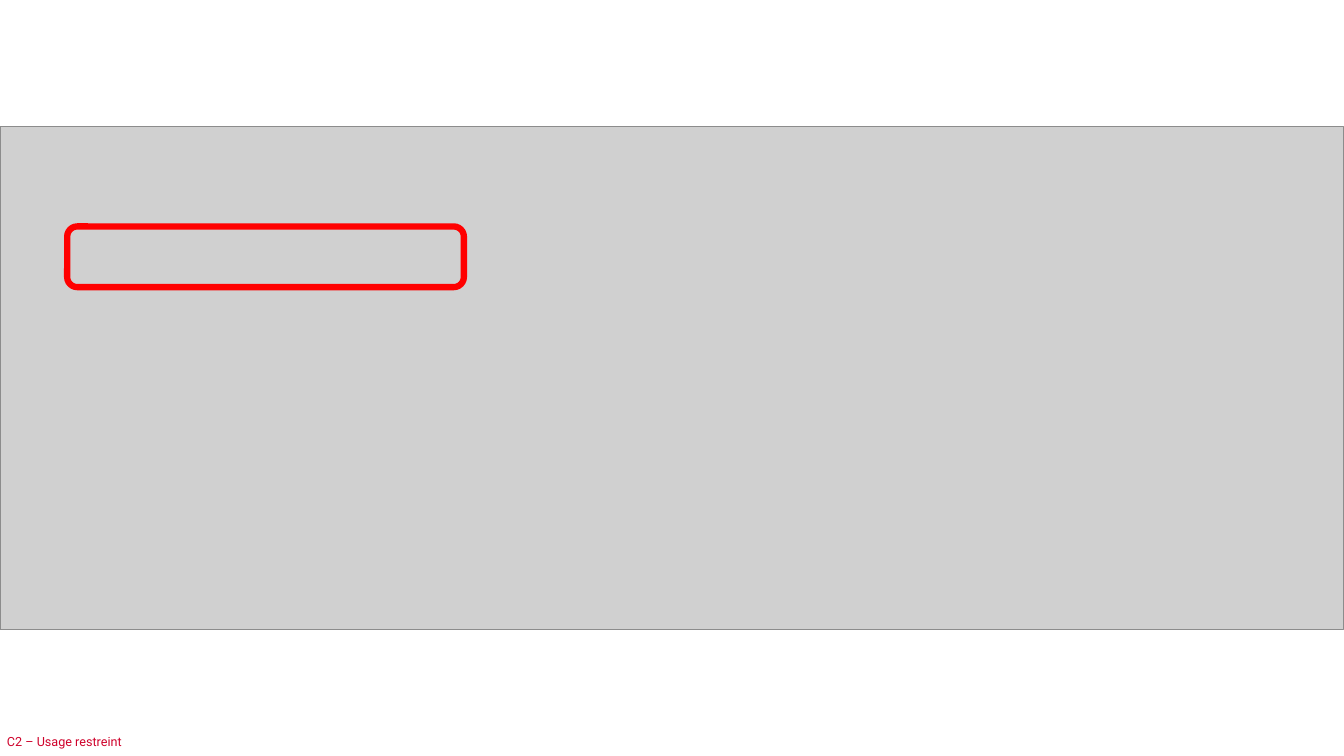
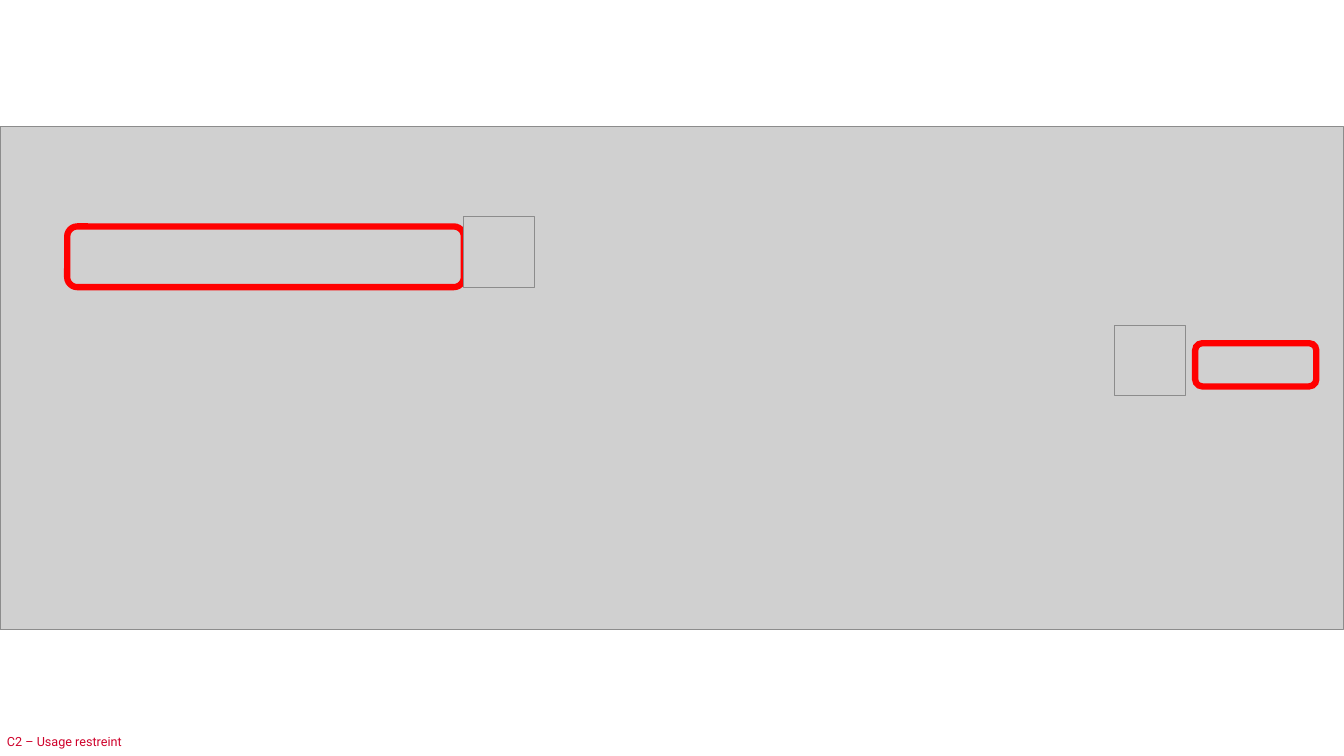
Before and after one commit to teamg4it/g4it, a slide deck: slide 3 of services/documentation/content/1-getting-started/1-getting-started-as-a-user/1-module-digital-service/media/screenshot.pptx. Drawn at 1344x756 pixels with LibreOffice and Linux fonts; fonts in the diff are those of the drawing; grey boxes stand for pictures. Boxes give left, top, right and bottom in pixels: in the first picture for what was removed or moved away, otherwise in the second. Text is boxed around its words. In the diff, an @@ line names an element or a change of style, - is before the commit and + after.

Commit message:
feat(1003): update ppt

```diff
--- a/services/documentation/content/1-getting-started/1-getting-started-as-a-user/1-module-digital-service/media/screenshot.pptx
+++ b/services/documentation/content/1-getting-started/1-getting-started-as-a-user/1-module-digital-service/media/screenshot.pptx
@@ picture added at bbox=[464, 217, 534, 287] @@
@@ picture added at bbox=[1115, 326, 1186, 396] @@
@@ rounded rectangle added at bbox=[1196, 343, 1317, 386], outline #FF0000 4.5 pt @@
```
Also in this commit, not shown: 1 slide removed.
